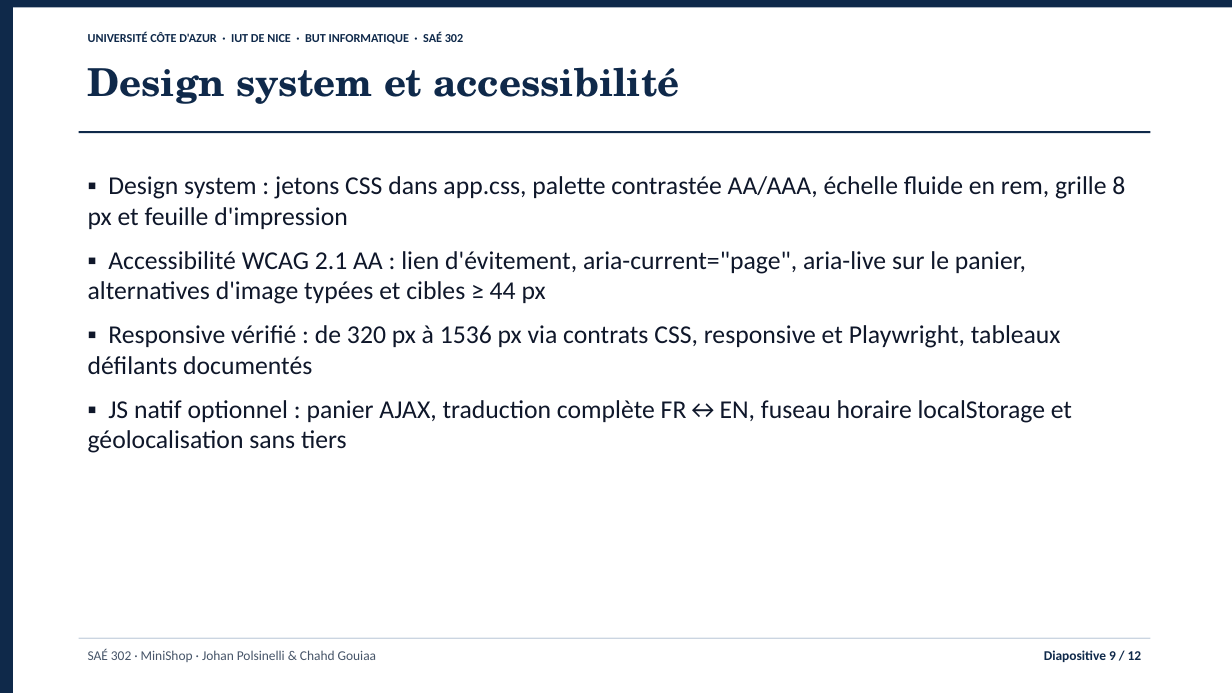
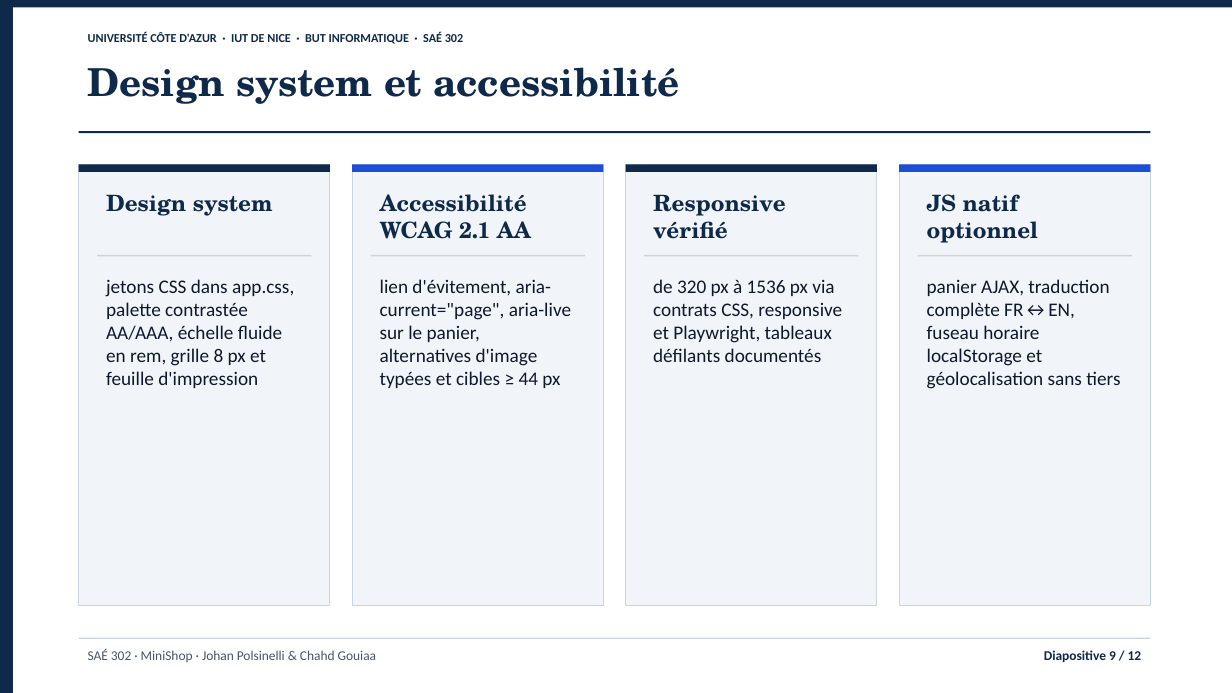
Before and after one commit to jojo8356/SAE-302, a slide deck: slide 9 of livrables/minishop-soutenance.pptx. Drawn at 1232x693 pixels with LibreOffice and Linux fonts; fonts in the diff are those of the drawing. Boxes give left, top, right and bottom in pixels: in the first picture for what was removed or moved away, otherwise in the second. Text is boxed around its words. In the diff, an @@ line names an element or a change of style, - is before the commit and + after.

```diff
--- a/livrables/minishop-soutenance.pptx
+++ b/livrables/minishop-soutenance.pptx
@@ rectangle added at bbox=[79, 165, 330, 605], fill #F1F5F9, outline #CBD5E1 0.75 pt @@
@@ rectangle added at bbox=[79, 165, 330, 172], fill #0F294A @@
@@ text removed at bbox=[88, 176, 1125, 453] @@
-▪ Design system : jetons CSS dans app.css, palette contrastée AA/AAA, échelle fluide en rem, grille 8 px et feuille d'impression
-▪ Accessibilité WCAG 2.1 AA : lien d'évitement, aria-current="page", aria-live sur le panier, alternatives d'image typées et cibles ≥ 44 px
-▪ Responsive vérifié : de 320 px à 1536 px via contrats CSS, responsive et Playwright, tableaux défilants documentés
-▪ JS natif optionnel : panier AJAX, traduction complète FR↔EN, fuseau horaire localStorage et géolocalisation sans tiers
@@ rectangle added at bbox=[352, 165, 604, 605], fill #F1F5F9, outline #CBD5E1 0.75 pt @@
@@ rectangle added at bbox=[352, 165, 604, 172], fill #1D4ED8 @@
@@ rectangle added at bbox=[626, 165, 877, 605], fill #F1F5F9, outline #CBD5E1 0.75 pt @@
@@ rectangle added at bbox=[626, 165, 877, 172], fill #0F294A @@
@@ rectangle added at bbox=[899, 165, 1151, 605], fill #F1F5F9, outline #CBD5E1 0.75 pt @@
@@ rectangle added at bbox=[899, 165, 1151, 172], fill #1D4ED8 @@
@@ text added at bbox=[106, 194, 273, 216], 17.5 pt, text #0F294A, bold @@
+Design system
@@ text added at bbox=[380, 194, 531, 239], 17.5 pt, text #0F294A, bold @@
+Accessibilité WCAG 2.1 AA
@@ text added at bbox=[653, 194, 785, 239], 17.5 pt, text #0F294A, bold @@
+Responsive vérifié
@@ text added at bbox=[927, 194, 1038, 243], 17.5 pt, text #0F294A, bold @@
+JS natif optionnel
@@ rectangle added at bbox=[97, 255, 311, 256], fill #CBD5E1 @@
@@ rectangle added at bbox=[371, 255, 585, 256], fill #CBD5E1 @@
@@ rectangle added at bbox=[644, 255, 859, 256], fill #CBD5E1 @@
@@ rectangle added at bbox=[918, 255, 1132, 256], fill #CBD5E1 @@
@@ text added at bbox=[106, 279, 294, 388], 15 pt, text #0F172A @@
+jetons CSS dans app.css, palette contrastée AA/AAA, échelle fluide en rem, grille 8 px et feuille d'impression
@@ text added at bbox=[380, 279, 571, 388], 15 pt, text #0F172A @@
+lien d'évitement, aria-current="page", aria-live sur le panier, alternatives d'image typées et cibles ≥ 44 px
@@ text added at bbox=[653, 279, 842, 362], 15 pt, text #0F172A @@
+de 320 px à 1536 px via contrats CSS, responsive et Playwright, tableaux défilants documentés
@@ text added at bbox=[927, 279, 1120, 389], 15 pt, text #0F172A @@
+panier AJAX, traduction complète FR↔EN, fuseau horaire localStorage et géolocalisation sans tiers
```
Also in this commit, not shown: 7 other slides changed, 7 other files.
